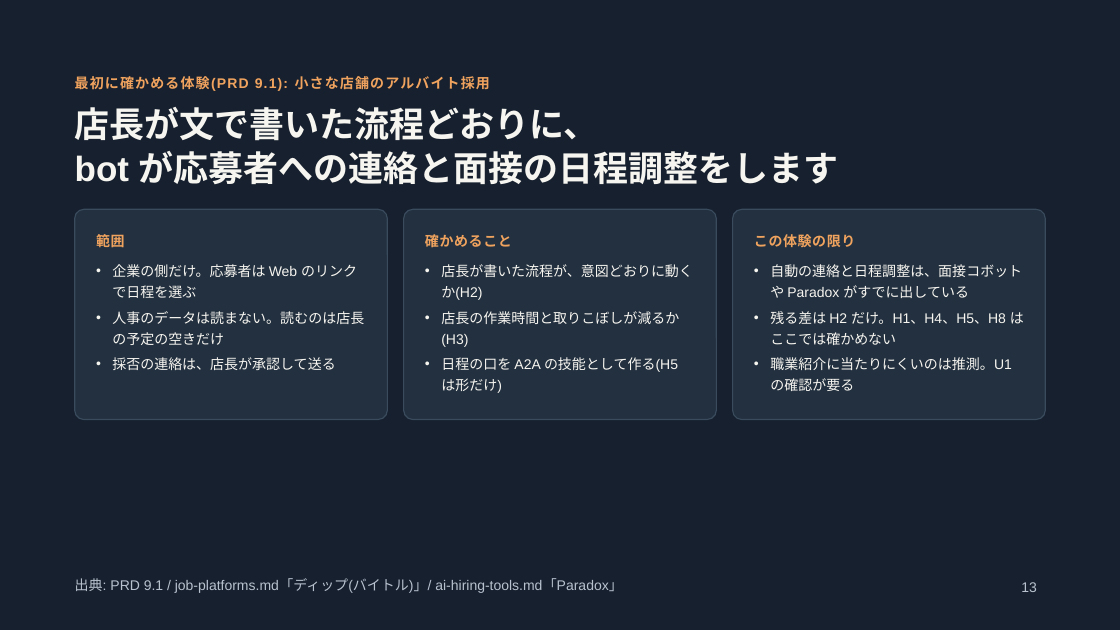
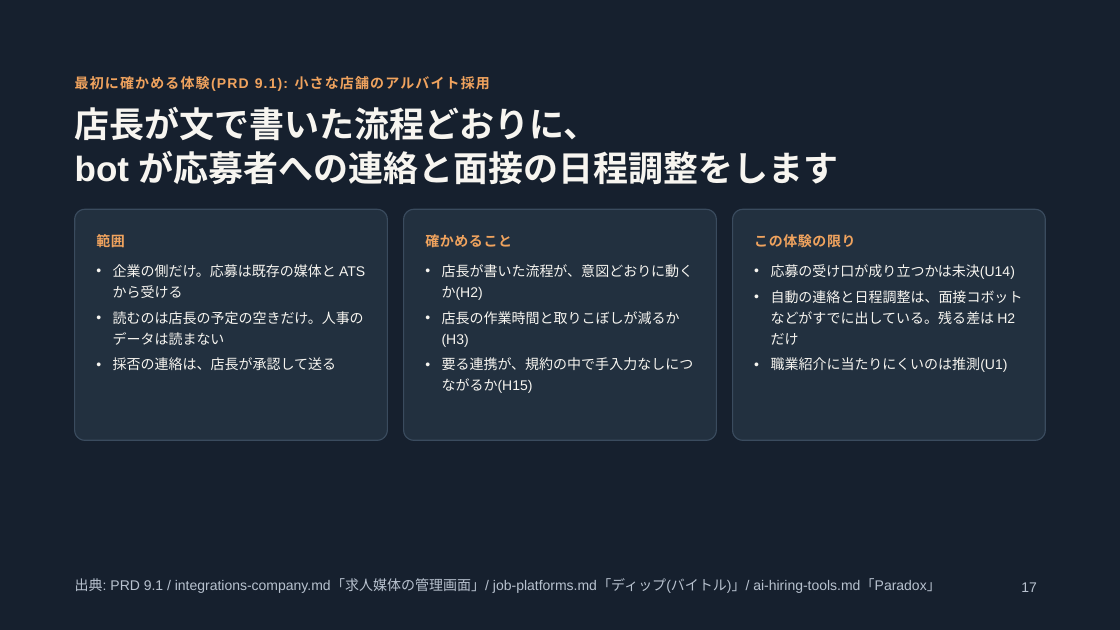
Before and after one commit to jyoka/hiring-os, a slide deck: slide 17 of docs/pitch/pitch.pptx (slide 13 before the commit). Drawn at 1120x630 pixels with LibreOffice and Linux fonts; fonts in the diff are those of the drawing. Boxes give left, top, right and bottom in pixels: in the first picture for what was removed or moved away, otherwise in the second. Text is boxed around its words. In the diff, an @@ line names an element or a change of style, - is before the commit and + after.

Commit message:
task 439: 採用プロダクト: 連携の戦略と収益の形を調べ、PRD とピッチを直す

```diff
--- a/docs/pitch/pitch.pptx
+++ b/docs/pitch/pitch.pptx
@@ rounded rectangle "範囲" resized from (x1=75, y1=209, x2=387, y2=419) to (x1=75, y1=209, x2=387, y2=440) @@
@@ rounded rectangle "確かめること" resized from (x1=404, y1=209, x2=717, y2=419) to (x1=404, y1=209, x2=717, y2=440) @@
@@ rounded rectangle "この体験の限り" resized from (x1=733, y1=209, x2=1045, y2=419) to (x1=733, y1=209, x2=1045, y2=440) @@
@@ text in rounded rectangle at (x1=113, y1=264, x2=365, y2=345): text changed @@
-• 企業の側だけ。応募者は Web のリンクで日程を選ぶ
-• 人事のデータは読まない。読むのは店長の予定の空きだけ
+• 企業の側だけ。応募は既存の媒体と ATS から受ける
+• 読むのは店長の予定の空きだけ。人事のデータは読まない
@@ text in rounded rectangle at (x1=771, y1=264, x2=1023, y2=372): text changed @@
-• 自動の連絡と日程調整は、面接コボットや Paradox がすでに出している
-• 残る差は H2 だけ。H1、H4、H5、H8 はここでは確かめない
-• 職業紹介に当たりにくいのは推測。U1 の確認が要る
+• 応募の受け口が成り立つかは未決(U14)
+• 自動の連絡と日程調整は、面接コボットなどがすでに出している。残る差は H2 だけ
+• 職業紹介に当たりにくいのは推測(U1)
@@ text in rounded rectangle at (x1=442, y1=357, x2=694, y2=393): text changed @@
-• 日程の口を A2A の技能として作る(H5 は形だけ)
+• 要る連携が、規約の中で手入力なしにつながるか(H15)
@@ text at (x1=75, y1=578, x2=941, y2=593): text changed @@
-出典: PRD 9.1 / job-platforms.md「ディップ(バイトル)」/ ai-hiring-tools.md「Paradox」
+出典: PRD 9.1 / integrations-company.md「求人媒体の管理画面」/ job-platforms.md「ディップ(バイトル)」/ ai-hiring-tools.md「Paradox」
@@ page number at (x1=1021, y1=582, x2=1037, y2=592): text changed @@
-13
+17
```
Also in this commit, not shown: 11 other slides changed, 6 slides added, 3 other files.
